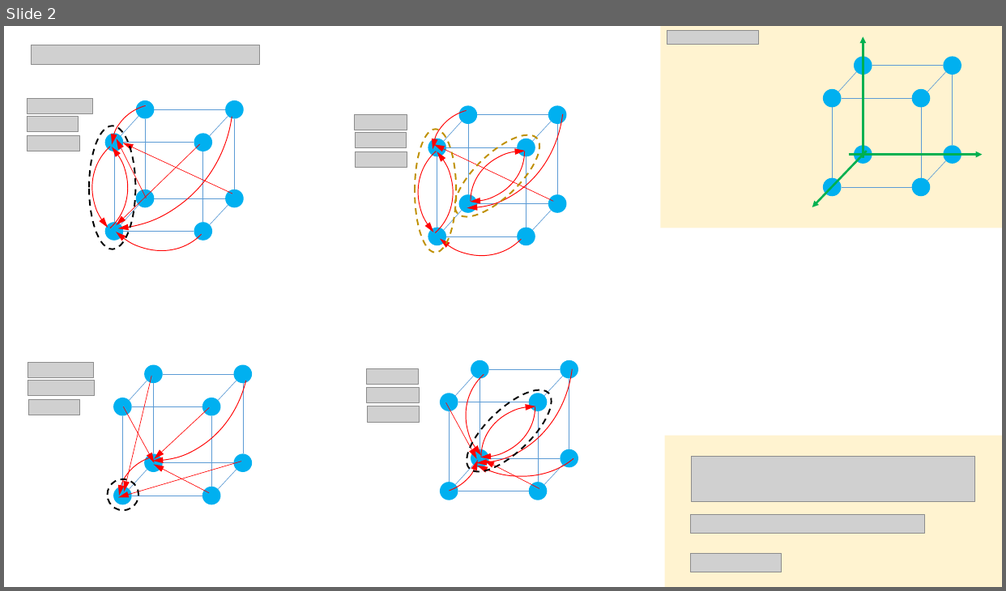
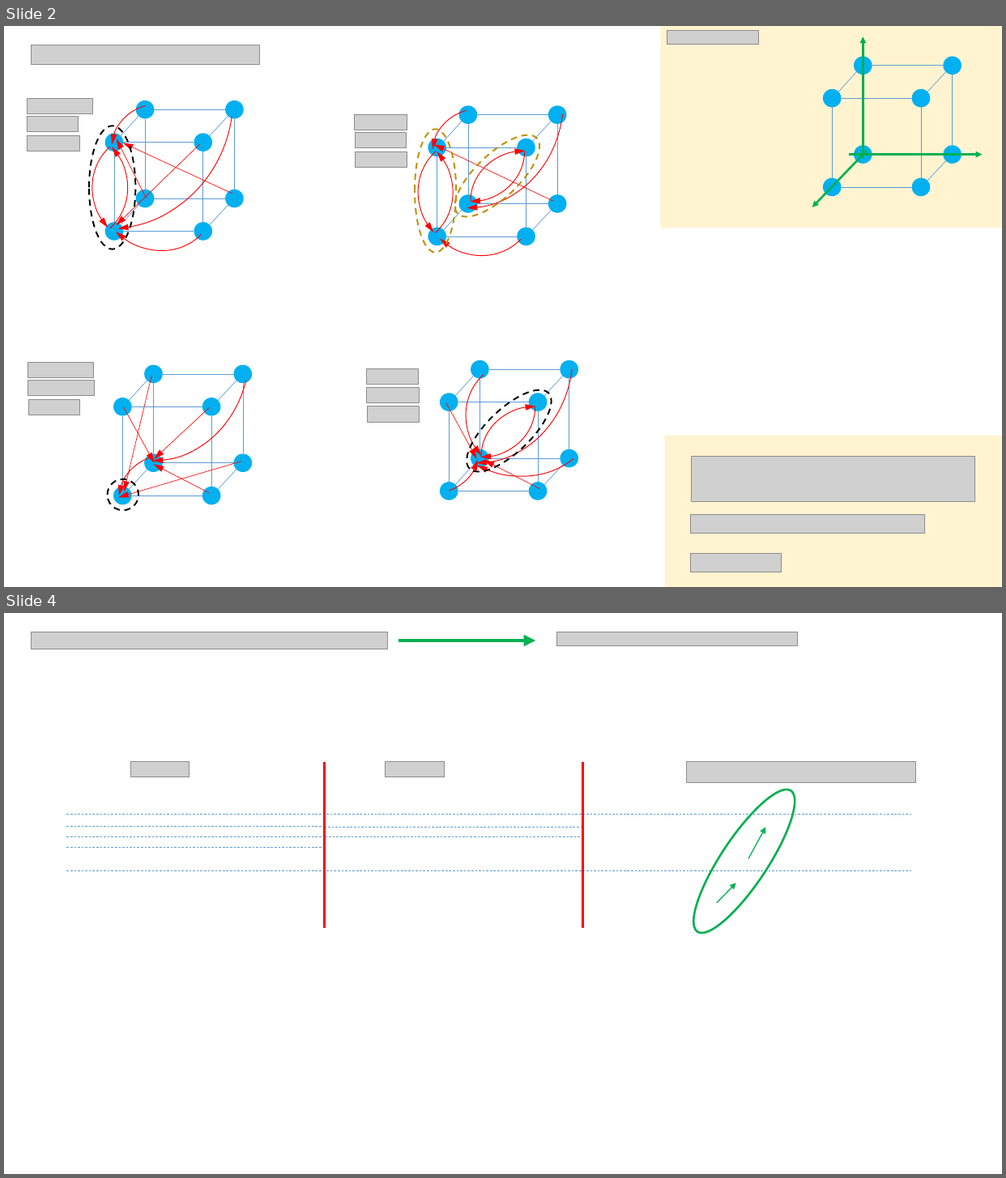
Before and after one commit to Slendercoder/SemilleroMSFS, a slide deck: Semillero_complex.pptx. Shown one above the other, each under a label of ours: slide 2 before the commit, slides 2 and 4 after it; the slides between them are not shown. The pictures are 1006x591 and 1006x1178 pixels, drawn with LibreOffice and Linux fonts; fonts in the diff are those of the drawing; grey boxes stand for pictures; background and template pictures are left out. Boxes give left, top, right and bottom in pixels: in the first picture for what was removed or moved away, otherwise in the second. Text is boxed around its words. In the diff, an @@ line names an element or a change of style, - is before the commit and + after.

```diff
--- a/Semillero_complex.pptx
+++ b/Semillero_complex.pptx
@@ slide 4 added at (4, 613, 1002, 1174), background #FFFFFF @@
@@ picture added at (31, 632, 387, 649) @@
@@ picture added at (556, 632, 798, 646) @@
@@ arrow added from (398, 641) to (535, 641), #00B050 3.75 pt @@
@@ picture added at (130, 762, 189, 777) @@
@@ line added from (325, 762) to (325, 928), #FF0000 2 pt @@
@@ picture added at (385, 762, 444, 777) @@
@@ line added from (583, 762) to (583, 928), #FF0000 2 pt @@
@@ ellipse added at (679, 778, 811, 945), outline #00B050 2 pt @@
@@ picture added at (686, 762, 916, 783) @@
@@ line added from (67, 814) to (912, 814), #5B9BD5 0.5 pt dashed @@
@@ line added from (67, 826) to (325, 826), #5B9BD5 0.5 pt dashed @@
@@ line added from (325, 827) to (582, 827), #5B9BD5 0.5 pt dashed @@
@@ arrow added from (749, 858) to (766, 827), #00B050 1 pt @@
@@ line added from (67, 847) to (325, 847), #5B9BD5 0.5 pt dashed @@
@@ line added from (67, 837) to (325, 837), #5B9BD5 0.5 pt dashed @@
@@ line added from (325, 837) to (583, 837), #5B9BD5 0.5 pt dashed @@
@@ line added from (67, 871) to (912, 871), #5B9BD5 0.5 pt dashed @@
@@ arrow added from (717, 903) to (736, 884), #00B050 1 pt @@
```
Also in this commit, not shown: 1 slide changed, 1 other slide added, 4 other files.
